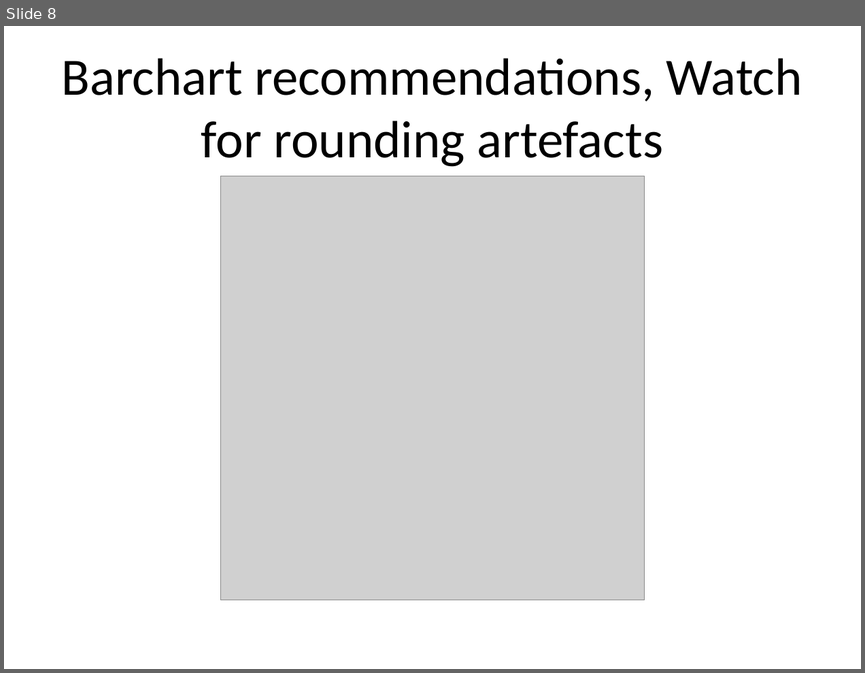
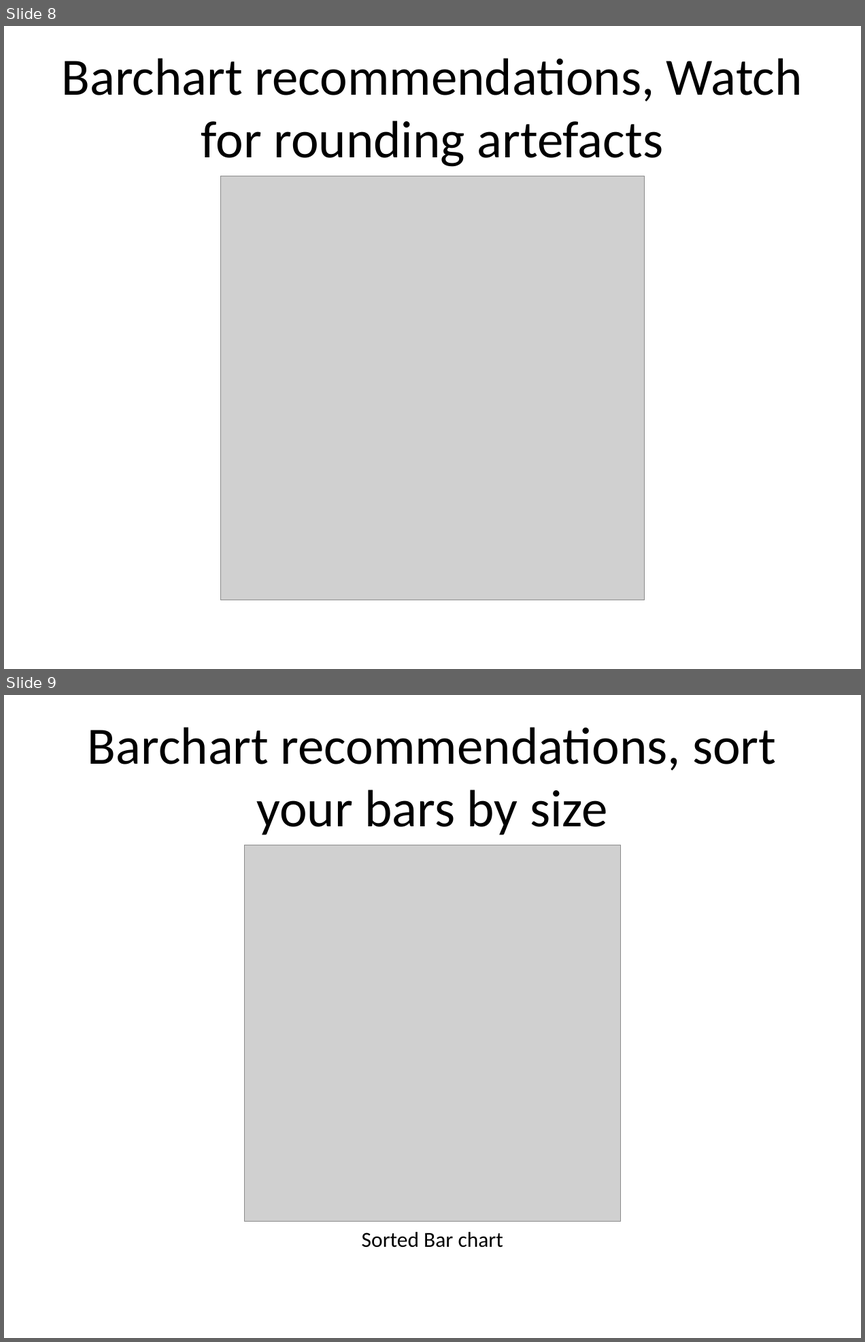
Before and after one commit to pmean/data-visualization, a slide deck: data-viz-02/component/recommendations-barcharts.pptx. Shown one above the other, each under a label of ours: slide 8 before the commit, slides 8 and 9 after it. The pictures are 865x673 and 865x1342 pixels, drawn with LibreOffice and Linux fonts; fonts in the diff are those of the drawing; grey boxes stand for pictures. Boxes give left, top, right and bottom in pixels: in the first picture for what was removed or moved away, otherwise in the second. Text is boxed around its words. In the diff, an @@ line names an element or a change of style, - is before the commit and + after.

```diff
--- a/data-viz-02/component/recommendations-barcharts.pptx
+++ b/data-viz-02/component/recommendations-barcharts.pptx
@@ slide 9 added at (4, 695, 861, 1338), background #FFFFFF @@
@@ title added at (88, 727, 776, 835), 44 pt, text #000000 @@
+Barchart recommendations, sort your bars by size
@@ picture added at (245, 845, 621, 1221) @@
@@ text added at (362, 1232, 503, 1247), 18 pt, text #000000 @@
+Sorted Bar chart
```
Also in this commit, not shown: 5 other slides added, 1 slide removed, 7 other files.
